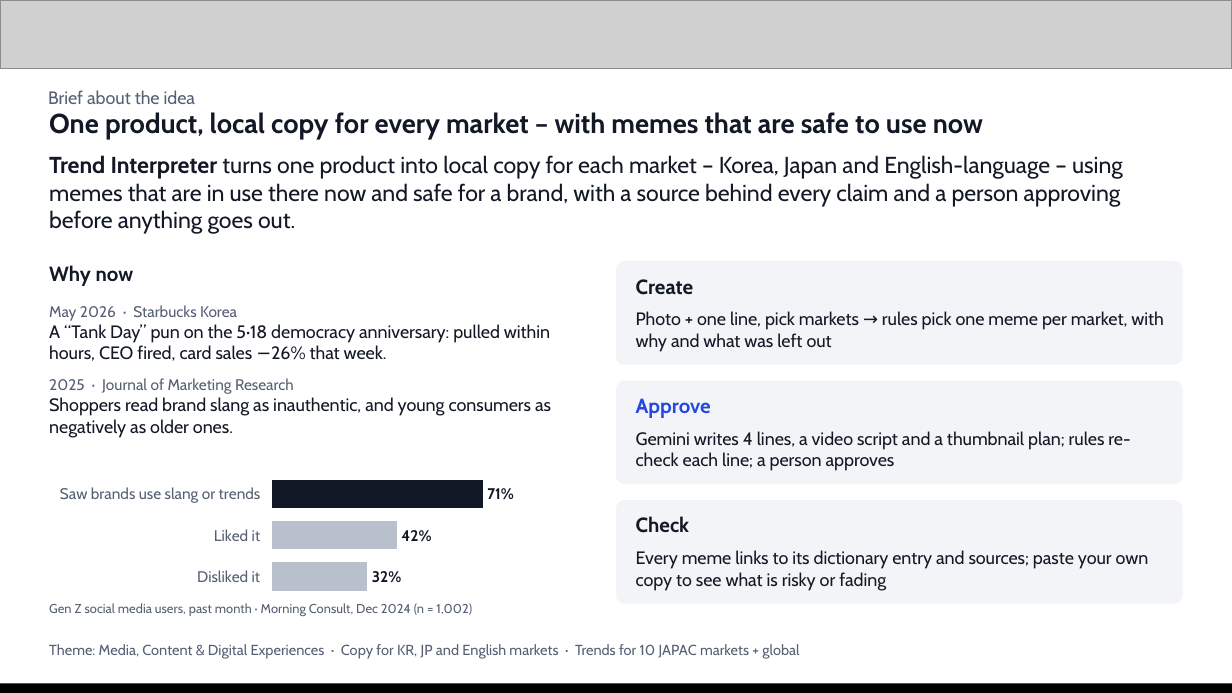
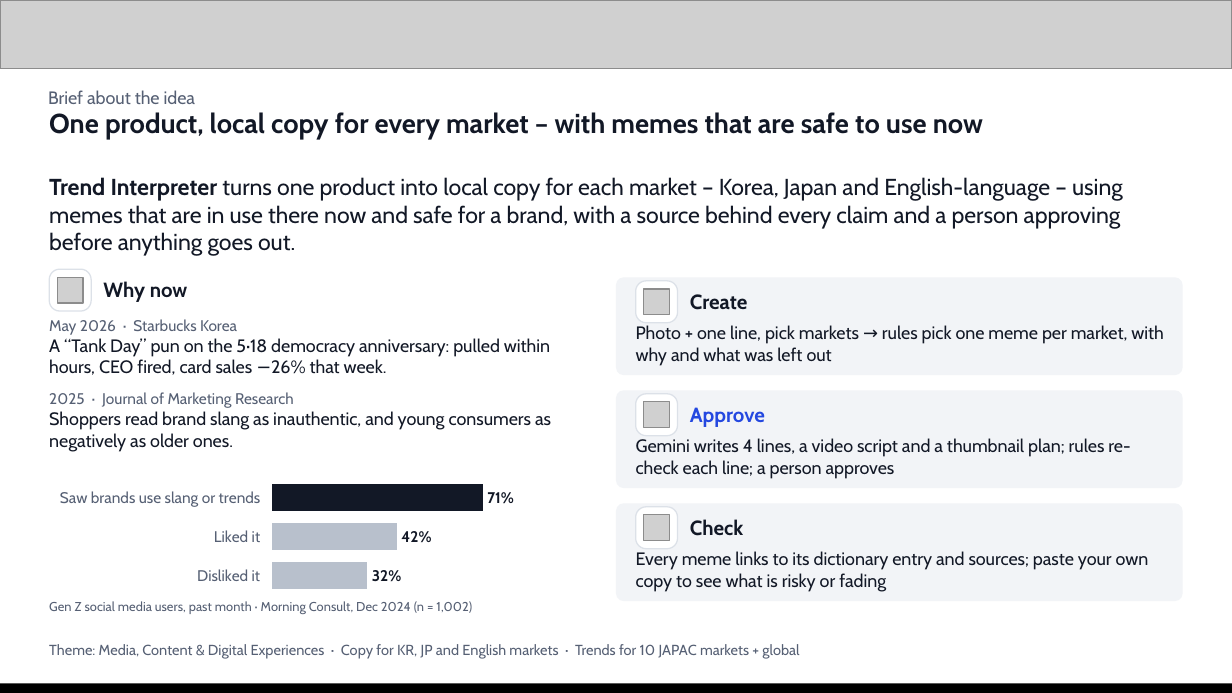
Before and after one commit to Sihyeon-Ji/trend-interpreter, a slide deck: slide 2 of docs/대회/제출/AI-Builder-Cup-제출-초안.pptx. Drawn at 1232x693 pixels with LibreOffice and Linux fonts; fonts in the diff are those of the drawing; grey boxes stand for pictures. Boxes give left, top, right and bottom in pixels: in the first picture for what was removed or moved away, otherwise in the second. Text is boxed around its words. In the diff, an @@ line names an element or a change of style, - is before the commit and + after.

```diff
--- a/docs/대회/제출/AI-Builder-Cup-제출-초안.pptx
+++ b/docs/대회/제출/AI-Builder-Cup-제출-초안.pptx
@@ text "Trend Interpreter turns one product ...": place and size @@
-text "Trend Interpreter turns one product ..." at [49, 155, 1123, 234]
+text "Trend Interpreter turns one product ..." at [49, 177, 1123, 256]
@@ rounded rectangle added at [49, 270, 91, 312], fill #FFFFFF, outline #DCE1E8 0.75 pt @@
@@ picture added at [58, 277, 84, 303] @@
@@ text "Why now": place and size @@
-text "Why now" at [49, 265, 134, 286]
+text "Why now" at [103, 281, 188, 302]
@@ rounded rectangle: place and size @@
-rounded rectangle at [616, 261, 1183, 365]
+rounded rectangle at [616, 277, 1183, 375]
@@ rounded rectangle added at [636, 281, 678, 323], fill #FFFFFF, outline #DCE1E8 0.75 pt @@
@@ picture added at [643, 288, 669, 314] @@
@@ text "Create": place and size @@
-text "Create" at [636, 279, 694, 295]
+text "Create" at [690, 294, 748, 310]
@@ text "May 2026 · Starbucks Korea": place and size @@
-text "May 2026 · Starbucks Korea" at [49, 305, 551, 438]
+text "May 2026 · Starbucks Korea" at [49, 319, 551, 452]
@@ text "Photo + one line, pick ...": place and size @@
-text "Photo + one line, pick ..." at [636, 311, 1163, 352]
+text "Photo + one line, pick ..." at [636, 325, 1163, 366]
@@ rounded rectangle: place and size @@
-rounded rectangle at [616, 381, 1183, 484]
+rounded rectangle at [616, 391, 1183, 488]
@@ rounded rectangle added at [636, 394, 678, 436], fill #FFFFFF, outline #DCE1E8 0.75 pt @@
@@ picture added at [643, 402, 669, 428] @@
@@ text "Approve": place and size @@
-text "Approve" at [636, 398, 711, 418]
+text "Approve" at [690, 407, 765, 427]
@@ text "Gemini writes 4 lines, a ...": place and size @@
-text "Gemini writes 4 lines, a ..." at [636, 431, 1130, 471]
+text "Gemini writes 4 lines, a ..." at [636, 438, 1130, 479]
@@ bar chart at [49, 476, 579, 598] @@
@@ category axis changed @@
@@ bar chart: place and size @@
-bar chart at [49, 471, 579, 600]
+bar chart at [49, 476, 579, 598]
@@ rounded rectangle: place and size @@
-rounded rectangle at [616, 500, 1183, 604]
+rounded rectangle at [616, 504, 1183, 601]
@@ rounded rectangle added at [636, 506, 678, 548], fill #FFFFFF, outline #DCE1E8 0.75 pt @@
@@ picture added at [643, 515, 669, 541] @@
@@ text "Check": place and size @@
-text "Check" at [636, 516, 689, 533]
+text "Check" at [690, 519, 743, 536]
```
Also in this commit, not shown: 13 other slides changed, 8 other files.
